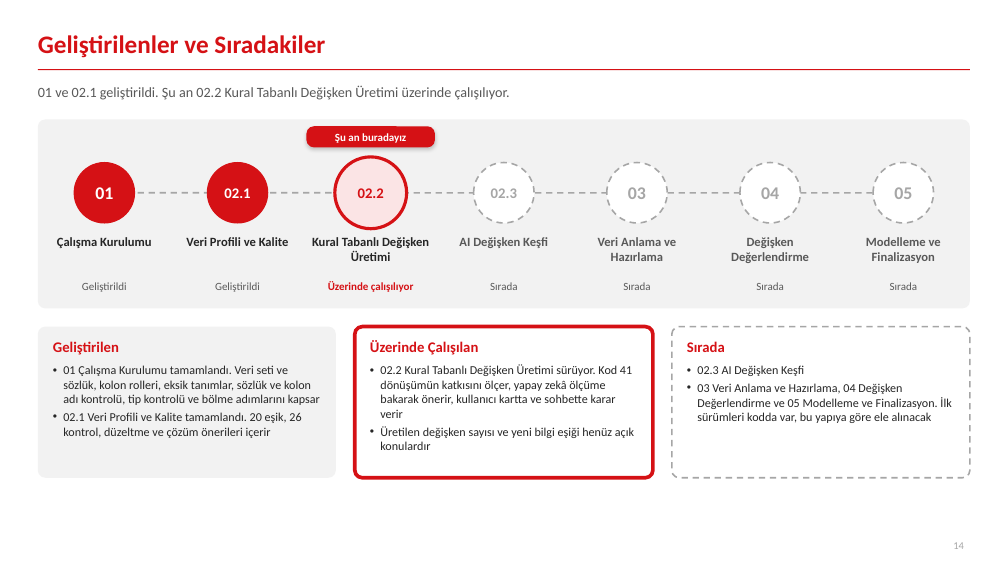
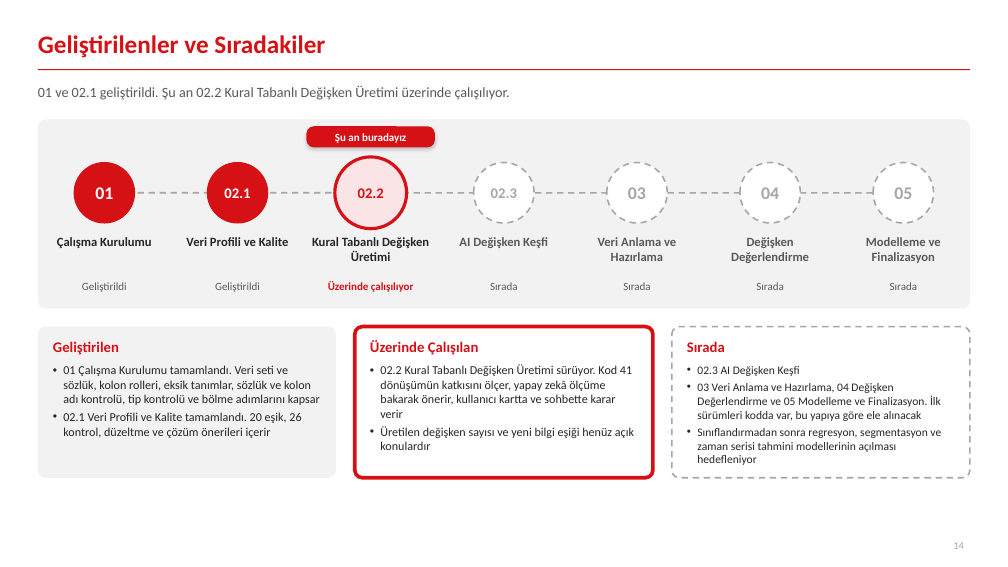
Before and after one commit to canmergen/amp, a slide deck: slide 14 of analitik_modelleme_platformu_GUNCEL/sunum/Akilli_Modelleme_Platformu_Sunum.pptx. Drawn at 1008x567 pixels with LibreOffice and Linux fonts; fonts in the diff are those of the drawing. Boxes give left, top, right and bottom in pixels: in the first picture for what was removed or moved away, otherwise in the second. Text is boxed around its words. In the diff, an @@ line names an element or a change of style, - is before the commit and + after.

```diff
--- a/analitik_modelleme_platformu_GUNCEL/sunum/Akilli_Modelleme_Platformu_Sunum.pptx
+++ b/analitik_modelleme_platformu_GUNCEL/sunum/Akilli_Modelleme_Platformu_Sunum.pptx
@@ text at <box>697,366,941,421</box>: size 11.5 to 11 pt in "02.3 AI Değişken Keşfi", "03 Veri Anlama ve Hazırlama, 04 Değişken ..." @@
@@ text at <box>697,428,941,465</box>: paragraph added @@
+• Sınıflandırmadan sonra regresyon, segmentasyon ve zaman serisi tahmini modellerinin açılması hedefleniyor
```
Also in this commit, not shown: 4 other slides changed, 1 other file.
